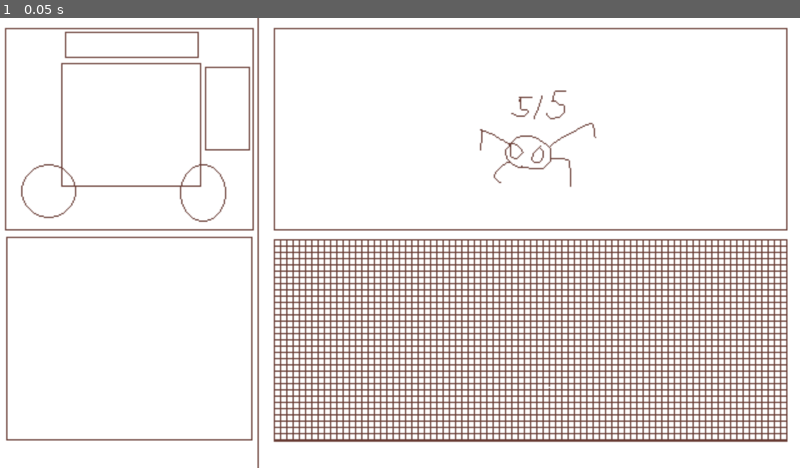
Above: before the commit, frame 1.
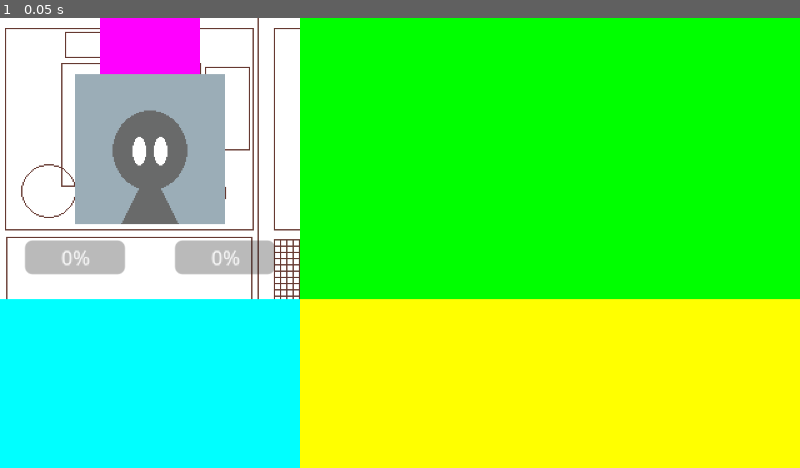
Above: after the commit, the same moment.

Repository: AntAunt/2.1bnGame
Game: Godot game, scene res://Scenes/main.tscn
Two runs of this game, one before a commit and one after it. Both use one fixed random seed, a clock stepped at 60 frames per second and the inputs below.
Inputs:
- Up to frame 1 (0.05 s): no input

The runs differ from the first frame. In frame 1, 88% of the frame differs, in the area x 0-100%, y 0-100%.

Commit message:
v0.0.2 add player stats template

Diff:
--- /dev/null
+++ b/2.1bn-game/Scenes/UI/player_avatar.tscn
@@ -0,0 +1,97 @@
+[gd_scene load_steps=3 format=3 uid="uid://r8lc8g81aijf"]
+
+[ext_resource type="Texture2D" uid="uid://fjeu5mt8fkk1" path="res://Placeholder Assets/Avatar Placeholder.png" id="1_k6pgd"]
+
+[sub_resource type="SpriteFrames" id="SpriteFrames_u35yf"]
+animations = [{
+"frames": [{
+"duration": 1.0,
+"texture": ExtResource("1_k6pgd")
+}],
+"loop": true,
+"name": &"default",
+"speed": 5.0
+}]
+
+[node name="PlayerAvatar" type="VBoxContainer"]
+custom_minimum_size = Vector2(240, 180)
+offset_right = 240.0
+offset_bottom = 180.0
+size_flags_vertical = 3
+theme_override_constants/separation = 0
+
+[node name="HealthBar" type="HBoxContainer" parent="."]
+layout_mode = 2
+
+[node name="MarginContainer" type="MarginContainer" parent="HealthBar"]
+layout_mode = 2
+theme_override_constants/margin_left = 80
+theme_override_constants/margin_right = 80
+
+[node name="ColorRect" type="ColorRect" parent="HealthBar/MarginContainer"]
+custom_minimum_size = Vector2(80, 45)
+layout_mode = 2
+color = Color(1, 0, 1, 1)
+
+[node name="Thumbnail" type="HBoxContainer" parent="."]
+layout_mode = 2
+theme_override_constants/separation = 0
+
+[node name="MarginContainer" type="MarginContainer" parent="Thumbnail"]
+layout_mode = 2
+theme_override_constants/margin_left = 60
+theme_override_constants/margin_bottom = 60
+
+[node name="Control" type="Control" parent="Thumbnail/MarginContainer"]
+custom_minimum_size = Vector2(120, 120)
+layout_mode = 2
+
+[node name="AnimatedSprite2D" type="AnimatedSprite2D" parent="Thumbnail/MarginContainer/Control"]
+sprite_frames = SubResource("SpriteFrames_u35yf")
+centered = false
+
+[node name="LeftAbility" type="Control" parent="Thumbnail/MarginContainer/Control/AnimatedSprite2D"]
+custom_minimum_size = Vector2(80, 80)
+layout_mode = 3
+anchor_top = 1.0
+anchor_bottom = 1.0
+offset_top = -40.0
+offset_right = 40.0
+grow_horizontal = 0
+
+[node name="ProgressBar" type="ProgressBar" parent="Thumbnail/MarginContainer/Control/AnimatedSprite2D/LeftAbility"]
+layout_mode = 1
+anchors_preset = 2
+anchor_top = 1.0
+anchor_bottom = 1.0
+offset_top = -27.0
+offset_right = 80.0
+grow_vertical = 0
+step = 1.0
+
+[node name="RightAbility" type="Control" parent="Thumbnail/MarginContainer/Control/AnimatedSprite2D"]
+layout_mode = 3
+anchor_left = 1.0
+anchor_top = 1.0
+anchor_right = 1.0
+anchor_bottom = 1.0
+offset_left = -40.0
+offset_top = -40.0
+offset_right = 40.0
+offset_bottom = 40.0
+
+[node name="ProgressBar" type="ProgressBar" parent="Thumbnail/MarginContainer/Control/AnimatedSprite2D/RightAbility"]
+layout_mode = 1
+anchors_preset = 2
+anchor_top = 1.0
+anchor_bottom = 1.0
+offset_top = -27.0
+offset_right = 80.0
+grow_vertical = 0
+step = 1.0
+
+[node name="ItemList" type="ItemList" parent="Thumbnail"]
+z_index = -1
+custom_minimum_size = Vector2(60, 0)
+layout_mode = 2
+allow_search = false
--- a/2.1bn-game/Scenes/main.tscn
+++ b/2.1bn-game/Scenes/main.tscn
@@ -1,12 +1,44 @@
-[gd_scene load_steps=2 format=3 uid="uid://bjvbwk2n66rs8"]
+[gd_scene load_steps=3 format=3 uid="uid://bjvbwk2n66rs8"]
 
 [ext_resource type="Texture2D" uid="uid://dn8hl1f7r8tph" path="res://Placeholder Assets/Main Template.png" id="1_hhplr"]
+[ext_resource type="PackedScene" uid="uid://r8lc8g81aijf" path="res://Scenes/UI/player_avatar.tscn" id="2_8eevl"]
 
 [node name="main" type="Node2D"]
+texture_filter = 1
 
 [node name="Sprite2D" type="Sprite2D" parent="."]
 texture = ExtResource("1_hhplr")
+centered = false
 
 [node name="Camera2D" type="Camera2D" parent="."]
 scale = Vector2(0.5, 0.5)
+anchor_mode = 0
 zoom = Vector2(2, 2)
+
+[node name="GridContainer" type="GridContainer" parent="."]
+offset_right = 640.0
+offset_bottom = 360.0
+theme_override_constants/h_separation = 0
+theme_override_constants/v_separation = 0
+columns = 2
+
+[node name="PlayerAvatar" parent="GridContainer" instance=ExtResource("2_8eevl")]
+layout_mode = 2
+
+[node name="EnemyScreen" type="ColorRect" parent="GridContainer"]
+custom_minimum_size = Vector2(400, 180)
+layout_mode = 2
+size_flags_horizontal = 3
+color = Color(0, 1, 0, 1)
+
+[node name="ItemList" type="ColorRect" parent="GridContainer"]
+custom_minimum_size = Vector2(0, 180)
+layout_mode = 2
+size_flags_vertical = 3
+color = Color(0, 1, 1, 1)
+
+[node name="Minefield" type="ColorRect" parent="GridContainer"]
+custom_minimum_size = Vector2(400, 180)
+layout_mode = 2
+size_flags_horizontal = 3
+color = Color(1, 1, 0, 1)
--- a/2.1bn-game/project.godot
+++ b/2.1bn-game/project.godot
@@ -11,6 +11,7 @@
 [application]
 
 config/name="2.1bn Game"
+config/version="v0.0.2"
 run/main_scene="res://Scenes/main.tscn"
 config/features=PackedStringArray("4.3", "Forward Plus")
 config/icon="res://icon.svg"
Binary file added: 2.1bn-game/Placeholder Assets/Avatar Placeholder.png
Not shown, added: 2.1bn-game/Placeholder Assets/Avatar Placeholder.png.import
Binary file removed: 2.1bn-game/Placeholder Assets/Main Template.aseprite
